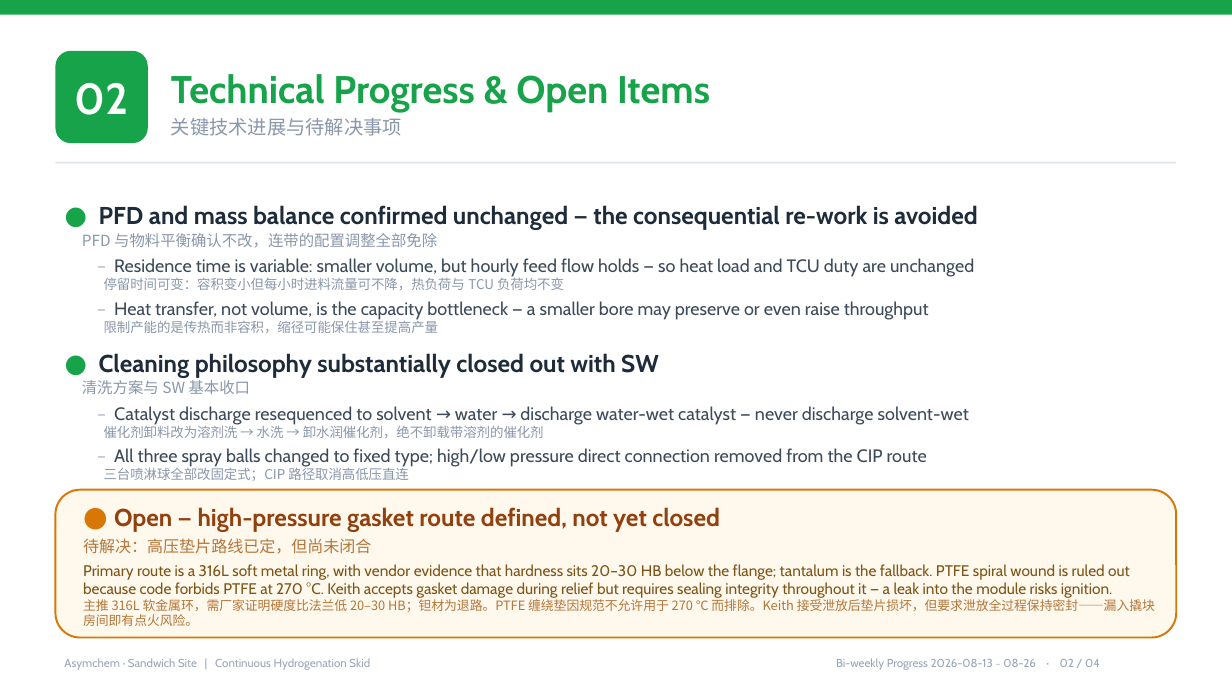
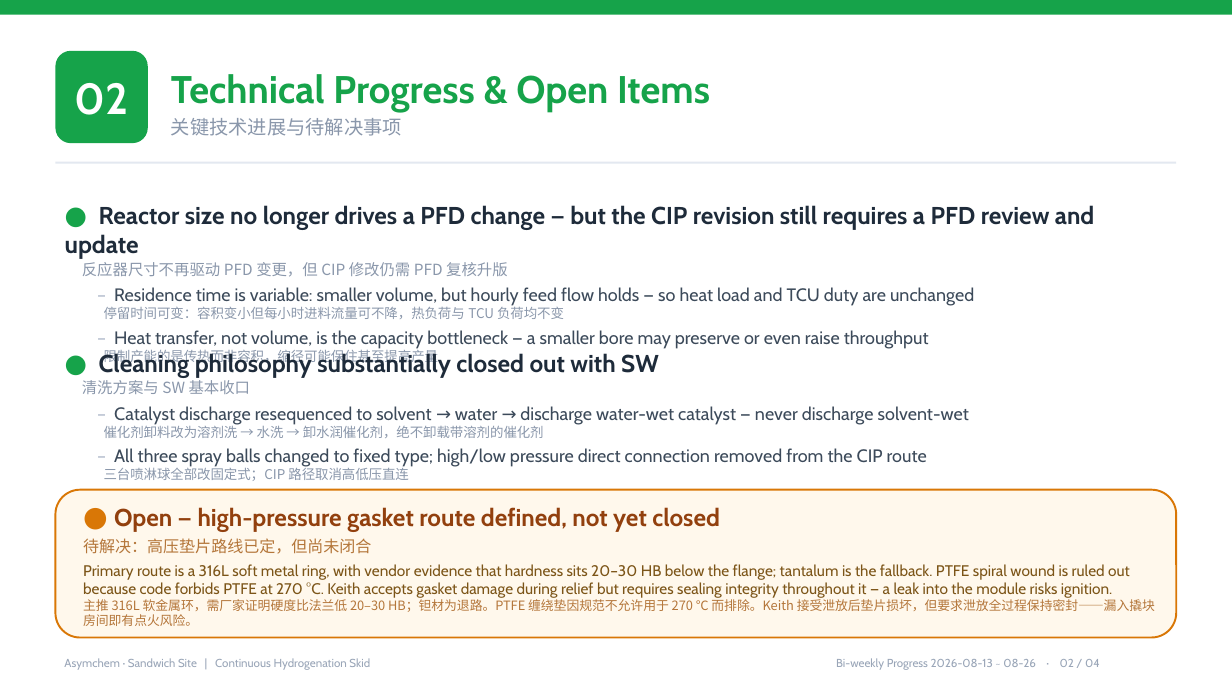
Before and after one commit to peterli0913/FlowHydro, a slide deck: slide 2 of Progress_Report_0826.pptx. Drawn at 1232x693 pixels with LibreOffice and Linux fonts; fonts in the diff are those of the drawing. Boxes give left, top, right and bottom in pixels: in the first picture for what was removed or moved away, otherwise in the second. Text is boxed around its words. In the diff, an @@ line names an element or a change of style, - is before the commit and + after.

```diff
--- a/Progress_Report_0826.pptx
+++ b/Progress_Report_0826.pptx
@@ text at <box>65,205,1094,277</box>: text changed @@
-● PFD and mass balance confirmed unchanged — the consequential re-work is avoided
-PFD 与物料平衡确认不改，连带的配置调整全部免除
+● Reactor size no longer drives a PFD change — but the CIP revision still requires a PFD review and update
+反应器尺寸不再驱动 PFD 变更，但 CIP 修改仍需 PFD 复核升版
```
Also in this commit, not shown: 1 other slide changed, 3 other files.
